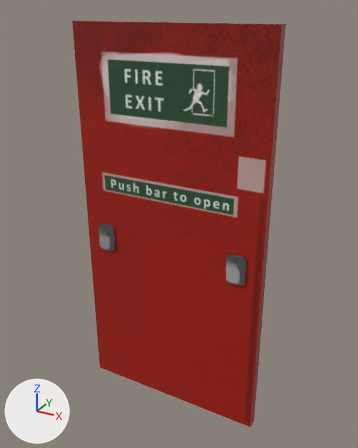
One commit to the FBX model Assets/Kuba/FBX/General/Door/FireExit_Asset.fbx: the scene before it, then after it.
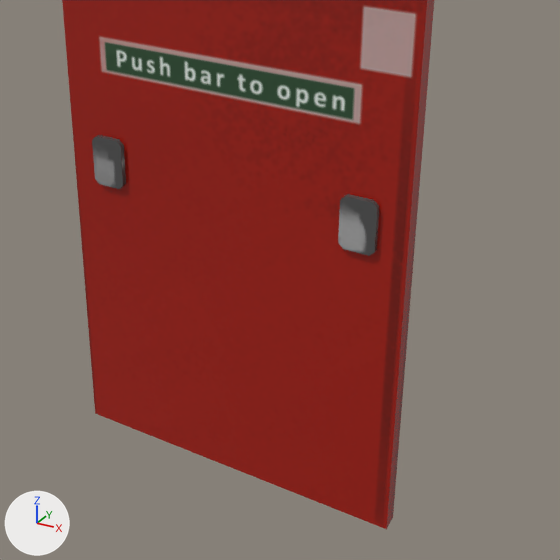
There are two pictures of each version: one whole from a camera (50 mm lens) standing at (1.63, -1.96, 2.06) and looking at (0.53, 0.04, 1.06), one close up on the part from 14% to 95% of the width and 34% to 99% of the height. Lighting does not change. The marker at lower left points along +X, +Y and +Z. Where no turn or scale is listed for an object, it has been applied to the vertices.

Names of what the first close-up shows: 'FireExitDoor'.
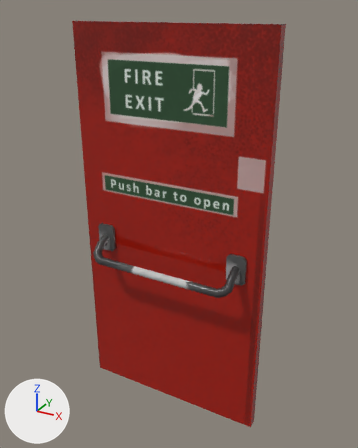
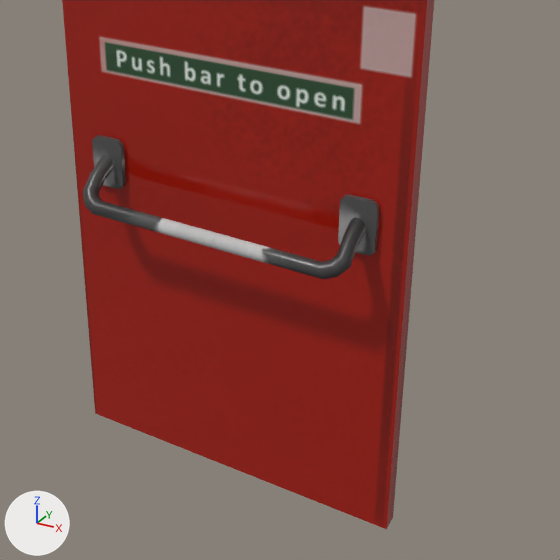
The change, as a list of edits to the scene's bpy script:
```text
Add me_plane_020:
    me_plane_020.from_pydata(...)  # 120 vertices, 110 faces; spans x -0.397..0.397, y -0.167..0.015, z -0.106..0.034
    me_plane_020.materials.append(mat_atlas_door)
Add ob_fireexitdoorhandle1:
    ob_fireexitdoorhandle1 = bpy.data.objects.new('FireExitDoorHandle1', me_plane_020)
    ob_fireexitdoorhandle1.location = (0.5, 0.0, 0.934)
```

What differs and where, as boxes [x1, y1, x2, y2] in the close-ups (560 x 560 px):
'FireExitDoorHandle1', added: after [83, 155, 366, 279]
